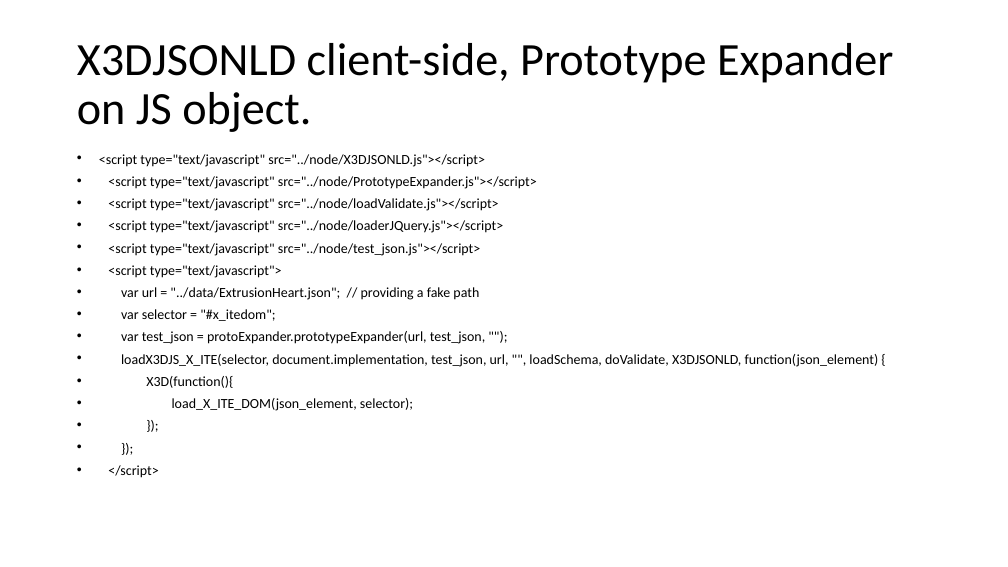
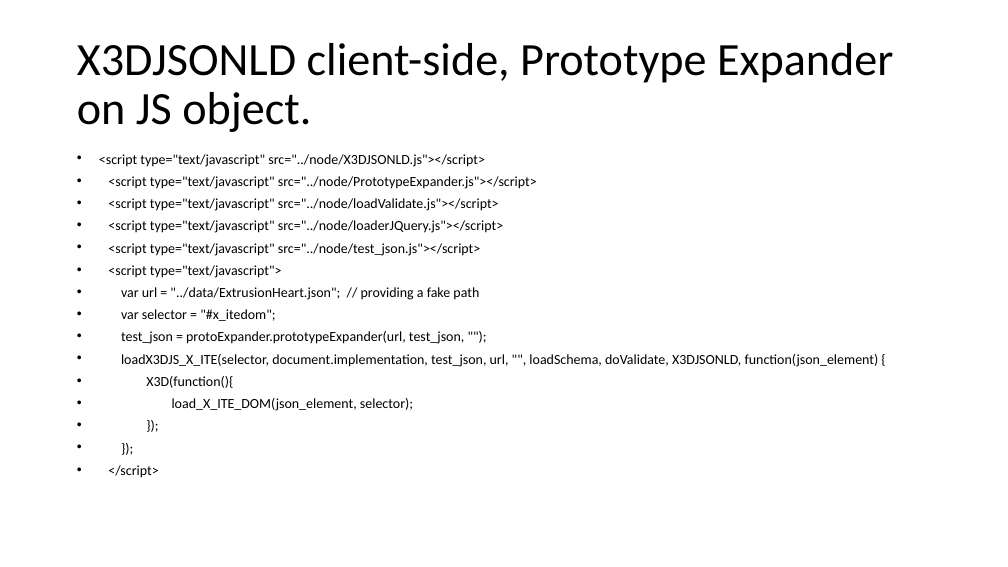
Before and after one commit to coderextreme/X3DJSONLD, a slide deck: slide 12 of doc/X3DJSONLoaderTutorial.pptx. Drawn at 1008x567 pixels with LibreOffice and Linux fonts; fonts in the diff are those of the drawing. Boxes give left, top, right and bottom in pixels: in the first picture for what was removed or moved away, otherwise in the second. Text is boxed around its words. In the diff, an @@ line names an element or a change of style, - is before the commit and + after.

```diff
--- a/doc/X3DJSONLoaderTutorial.pptx
+++ b/doc/X3DJSONLoaderTutorial.pptx
@@ text at (x1=121, y1=331, x2=464, y2=344): text changed @@
-• var test_json = protoExpander.prototypeExpander(url, test_json, "");
+• test_json = protoExpander.prototypeExpander(url, test_json, "");
```
Also in this commit, not shown: 3 other slides changed.
